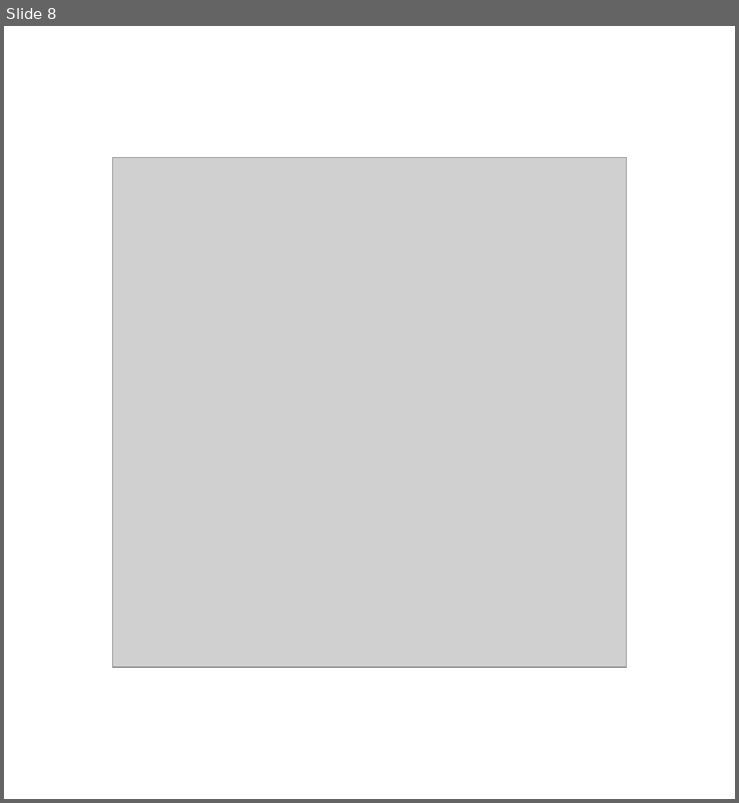
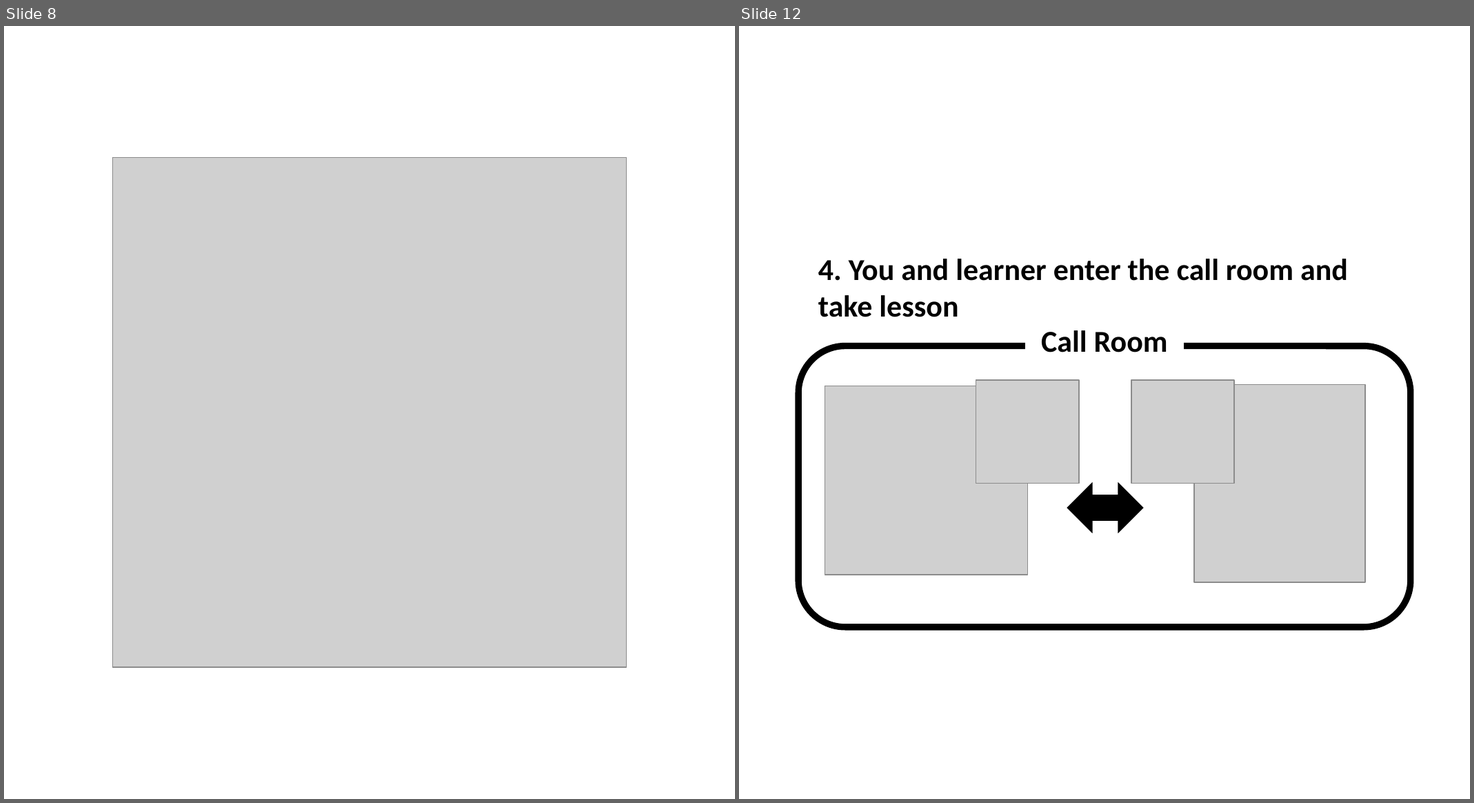
Before and after one commit to teamCairo/convas, a slide deck: zz_document/project_Parfait/XX_conceptUI.pptx. Shown side by side, each under a label of ours: slide 8 before the commit, slides 8 and 12 after it; the slides between them are not shown. The pictures are 739x803 and 1474x803 pixels, drawn with LibreOffice and Linux fonts; fonts in the diff are those of the drawing; grey boxes stand for pictures. Boxes give left, top, right and bottom in pixels: in the first picture for what was removed or moved away, otherwise in the second. Text is boxed around its words. In the diff, an @@ line names an element or a change of style, - is before the commit and + after.

```diff
--- a/zz_document/project_Parfait/XX_conceptUI.pptx
+++ b/zz_document/project_Parfait/XX_conceptUI.pptx
@@ slide 12 added at <box>739,26,1470,799</box>, background #FFFFFF @@
@@ rectangle added at <box>808,227,1410,345</box>, fill #FFFFFF, outline #FFFFFF 1 pt, 21.2 pt, text #000000, bold @@
+4. You and learner enter the call room and take lesson
@@ rectangle added at <box>1027,321,1183,359</box>, fill #FFFFFF, outline #FFFFFF 1 pt, 21.2 pt, text #000000, bold @@
+Call Room
@@ rounded rectangle added at <box>799,345,1412,626</box>, outline #000000 4.5 pt @@
@@ picture added at <box>825,385,1027,574</box> @@
@@ picture added at <box>976,381,1079,483</box> @@
@@ picture added at <box>1132,381,1234,483</box> @@
@@ picture added at <box>1194,385,1366,582</box> @@
@@ left right arrow added at <box>1065,479,1146,536</box>, fill #000000, outline #FFFFFF 1.5 pt @@
```
Also in this commit, not shown: 5 other slides added, 32 other files.
